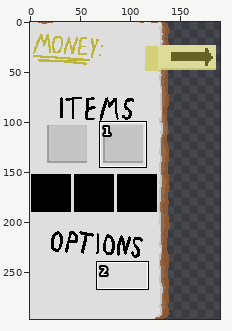
Two versions of one pixel-art file, Drawings/AseDrawings/menuMain.aseprite. The picture above shows the old version from afar; the outline marks the close-up.
Close-up. Before the commit:
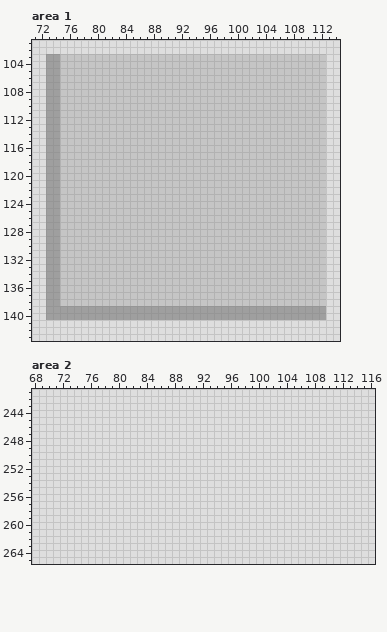
292x297 pixels, 1 frame. Shown: area 1: x 71..114, y 101..143; area 2: x 68..116, y 241..265. The wide view leaves out empty margins. The commit also changed other parts of the picture, which this record leaves out.
The result:
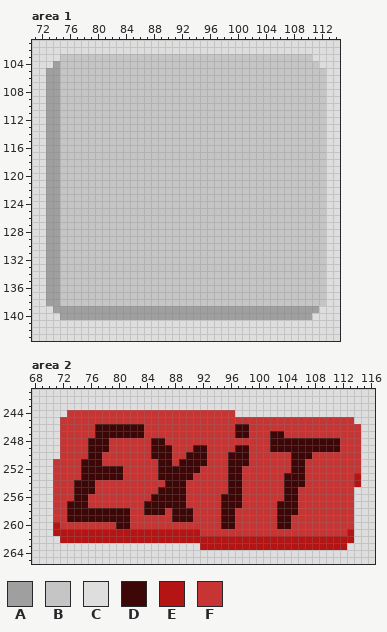
Palette (. is transparent): A #9f9f9f  B #c5c5c5  C #dedede  D #3e0707  E #b41414  F #c73434
Commit: Added option buttons
What changed:
--- area 1, layer "Group 1/menuButton"
@@ x 71..114 @@
 102 CCCCCCCCCCCCCCCCCCCCCCCCCCCCCCCCCCCCCCCCCCCC
-103 CCAABBBBBBBBBBBBBBBBBBBBBBBBBBBBBBBBBBBBBBCC
-104 CCAABBBBBBBBBBBBBBBBBBBBBBBBBBBBBBBBBBBBBBCC
+103 CCCCBBBBBBBBBBBBBBBBBBBBBBBBBBBBBBBBBBBBCCCC
+104 CCCABBBBBBBBBBBBBBBBBBBBBBBBBBBBBBBBBBBBBCCC
 105 CCAABBBBBBBBBBBBBBBBBBBBBBBBBBBBBBBBBBBBBBCC
@@ x 71..114 @@
 138 CCAABBBBBBBBBBBBBBBBBBBBBBBBBBBBBBBBBBBBBBCC
-139 CCAAAAAAAAAAAAAAAAAAAAAAAAAAAAAAAAAAAAAAAACC
-140 CCAAAAAAAAAAAAAAAAAAAAAAAAAAAAAAAAAAAAAAAACC
+139 CCCAAAAAAAAAAAAAAAAAAAAAAAAAAAAAAAAAAAAAACCC
+140 CCCCAAAAAAAAAAAAAAAAAAAAAAAAAAAAAAAAAAAACCCC
 141 CCCCCCCCCCCCCCCCCCCCCCCCCCCCCCCCCCCCCCCCCCCC
--- area 2, layer "Group 1/menuButton"
@@ x 68..116 @@
 243 CCCCCCCCCCCCCCCCCCCCCCCCCCCCCCCCCCCCCCCCCCCCCCCCC
-244 CCCCCCCCCCCCCCCCCCCCCCCCCCCCCCCCCCCCCCCCCCCCCCCCC
-245 CCCCCCCCCCCCCCCCCCCCCCCCCCCCCCCCCCCCCCCCCCCCCCCCC
-246 CCCCCCCCCCCCCCCCCCCCCCCCCCCCCCCCCCCCCCCCCCCCCCCCC
-247 CCCCCCCCCCCCCCCCCCCCCCCCCCCCCCCCCCCCCCCCCCCCCCCCC
-248 CCCCCCCCCCCCCCCCCCCCCCCCCCCCCCCCCCCCCCCCCCCCCCCCC
-249 CCCCCCCCCCCCCCCCCCCCCCCCCCCCCCCCCCCCCCCCCCCCCCCCC
-250 CCCCCCCCCCCCCCCCCCCCCCCCCCCCCCCCCCCCCCCCCCCCCCCCC
-251 CCCCCCCCCCCCCCCCCCCCCCCCCCCCCCCCCCCCCCCCCCCCCCCCC
-252 CCCCCCCCCCCCCCCCCCCCCCCCCCCCCCCCCCCCCCCCCCCCCCCCC
-253 CCCCCCCCCCCCCCCCCCCCCCCCCCCCCCCCCCCCCCCCCCCCCCCCC
-254 CCCCCCCCCCCCCCCCCCCCCCCCCCCCCCCCCCCCCCCCCCCCCCCCC
-255 CCCCCCCCCCCCCCCCCCCCCCCCCCCCCCCCCCCCCCCCCCCCCCCCC
-256 CCCCCCCCCCCCCCCCCCCCCCCCCCCCCCCCCCCCCCCCCCCCCCCCC
-257 CCCCCCCCCCCCCCCCCCCCCCCCCCCCCCCCCCCCCCCCCCCCCCCCC
-258 CCCCCCCCCCCCCCCCCCCCCCCCCCCCCCCCCCCCCCCCCCCCCCCCC
-259 CCCCCCCCCCCCCCCCCCCCCCCCCCCCCCCCCCCCCCCCCCCCCCCCC
-260 CCCCCCCCCCCCCCCCCCCCCCCCCCCCCCCCCCCCCCCCCCCCCCCCC
-261 CCCCCCCCCCCCCCCCCCCCCCCCCCCCCCCCCCCCCCCCCCCCCCCCC
-262 CCCCCCCCCCCCCCCCCCCCCCCCCCCCCCCCCCCCCCCCCCCCCCCCC
-263 CCCCCCCCCCCCCCCCCCCCCCCCCCCCCCCCCCCCCCCCCCCCCCCCC
+244 CCCCCFFFFFFFFFFFFFFFFFFFFFFFFCCCCCCCCCCCCCCCCCCCC
+245 CCCCFFFFFFFFFFFFFFFFFFFFFFFFFFFFFFFFFFFFFFFFFFCCC
+246 CCCCFFFFFDDDDDDDFFFFFFFFFFFFFDDFFFFFFFFFFFFFFFFCC
+247 CCCCFFFFFDDDDDDDFFFFFFFFFFFFFDDFFFDDFFFFFFFFFFFCC
+248 CCCCFFFFDDDFFFFFFDDFFFFFFFFFFFFFFFDDDDDDDDDDFFFCC
+249 CCCCFFFFDDDFFFFFFDDDFFFDDFFFFDDFFFDDDDDDDDDDFFFCC
+250 CCCCFFFFDDFFFFFFFDDDFFDDDFFFDDDFFFFFFDDDFFFFFFFCC
+251 CCCFFFFDDDFFFFFFFFDDFDDDDFFFDDDFFFFFFDDFFFFFFFFCC
+252 CCCFFFFDDDDDDFFFFFDDDDDDFFFFDDFFFFFFFDDFFFFFFFFCC
+253 CCCFFFFDDDDDDFFFFFDDDDDFFFFFDDFFFFFFDDDFFFFFFFECC
+254 CCCFFFDDDFFFFFFFFFFDDDFFFFFFDDFFFFFFDDDFFFFFFFECC
+255 CCCFFFDDDFFFFFFFFFDDDDFFFFFFDDFFFFFFDDFFFFFFFFCCC
+256 CCCFFFDDFFFFFFFFFDDDDDFFFFFDDDFFFFFFDDFFFFFFFFCCC
+257 CCCFFDDDFFFFFFFFDDDDDDFFFFFDDDFFFFFDDDFFFFFFFFCCC
+258 CCCFFDDDDDDDDDFFDDDFDDDFFFFDDFFFFFFDDDFFFFFFFFCCC
+259 CCCFFDDDDDDDDDFFFFFFDDDFFFFDDFFFFFFDDFFFFFFFFFCCC
+260 CCCEFFFFFFFFDDFFFFFFFFFFFFFDDFFFFFFDDFFFFFFFFFCCC
+261 CCCEEEEEEEEEEEEEEEEEEEEEFFFFFFFFFFFFFFFFFFFFFECCC
+262 CCCCEEEEEEEEEEEEEEEEEEEEEEEEEEEEEEEEEEEEEEEEEECCC
+263 CCCCCCCCCCCCCCCCCCCCCCCCEEEEEEEEEEEEEEEEEEEEECCCC
 264 CCCCCCCCCCCCCCCCCCCCCCCCCCCCCCCCCCCCCCCCCCCCCCCCC
